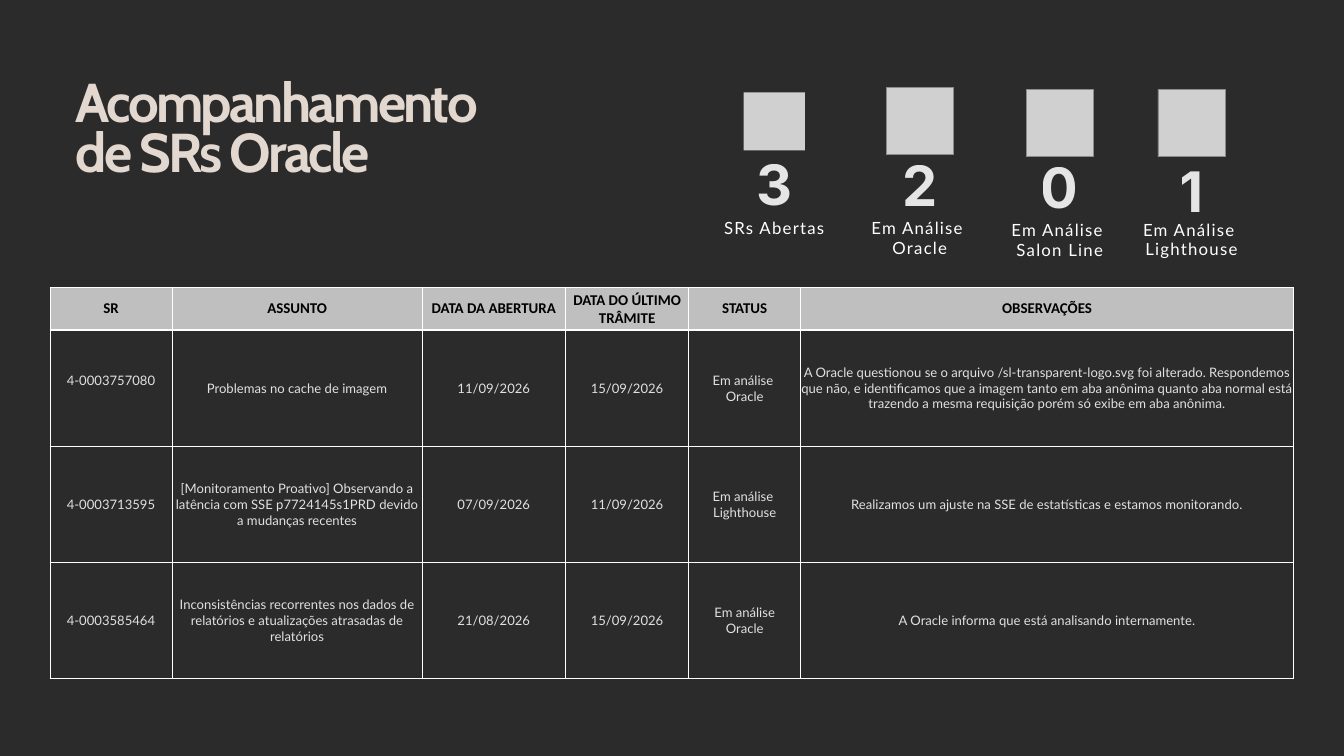
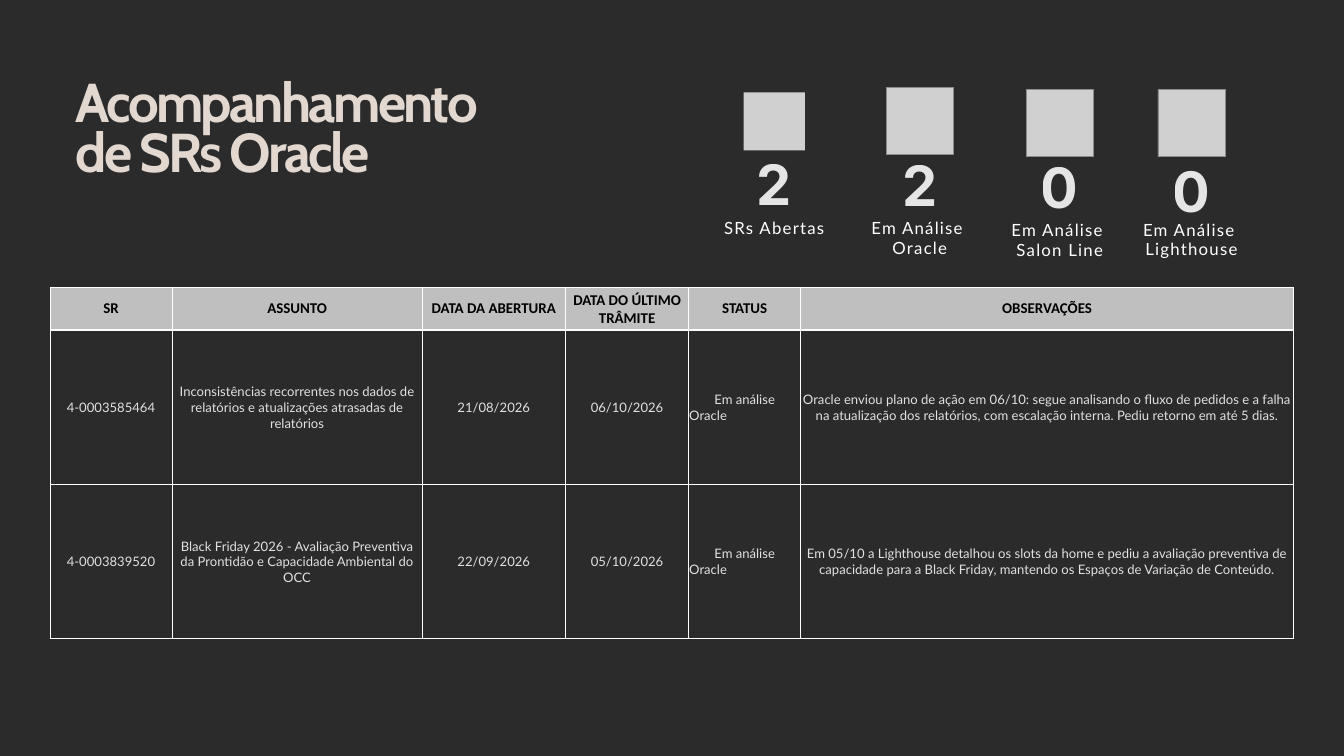
Before and after one commit to fabiovidart1985/vidart, a slide deck: slide 15 of Status Report - Salon Line - Setembro 2026 - rascunho.pptx. Drawn at 1344x756 pixels with LibreOffice and Linux fonts; fonts in the diff are those of the drawing; grey boxes stand for pictures; background and template pictures are left out; a plain dark background stands for a picture behind light text. Boxes give left, top, right and bottom in pixels: in the first picture for what was removed or moved away, otherwise in the second. Text is boxed around its words. In the diff, an @@ line names an element or a change of style, - is before the commit and + after.

```diff
--- a/Status Report - Salon Line - Setembro 2026 - rascunho.pptx
+++ b/Status Report - Salon Line - Setembro 2026 - rascunho.pptx
@@ text at (x1=757, y1=164, x2=792, y2=205): text changed @@
-3
+2
@@ text at (x1=1173, y1=171, x2=1211, y2=213): text changed @@
-1
+0
@@ table at (x1=50, y1=288, x2=1294, y2=636) @@
-row 2: 4-0003757080 | Problemas no cache de imagem | 11/09/2026 | 15/09/2026 | Em análise / Oracle | A Oracle questionou se o arquivo /sl-transparent-logo.svg foi alterado. Respondemos que não, e identificamos que a imagem tanto em aba anônima quanto aba normal está trazendo a mesma requisição porém só exibe em aba anônima.
-row 3: 4-0003713595 | [Monitoramento Proativo] Observando a latência com SSE p7724145s1PRD devido a mudanças recentes | 07/09/2026 | 11/09/2026 | Em análise / Lighthouse | Realizamos um ajuste na SSE de estatísticas e estamos monitorando.
-row 4: 4-0003585464 | Inconsistências recorrentes nos dados de relatórios e atualizações atrasadas de relatórios | 21/08/2026 | 15/09/2026 | Em análise Oracle | A Oracle informa que está analisando internamente.
+row 2: 4-0003585464 | Inconsistências recorrentes nos dados de relatórios e atualizações atrasadas de relatórios | 21/08/2026 | 06/10/2026 | Em análise / Oracle | Oracle enviou plano de ação em 06/10: segue analisando o fluxo de pedidos e a falha na atualização dos relatórios, com escalação interna. Pediu retorno em até 5 dias.
+row 3: 4-0003839520 | Black Friday 2026 - Avaliação Preventiva da Prontidão e Capacidade Ambiental do OCC | 22/09/2026 | 05/10/2026 | Em análise / Oracle | Em 05/10 a Lighthouse detalhou os slots da home e pediu a avaliação preventiva de capacidade para a Black Friday, mantendo os Espaços de Variação de Conteúdo.
```
Also in this commit, not shown: 1 other file.
